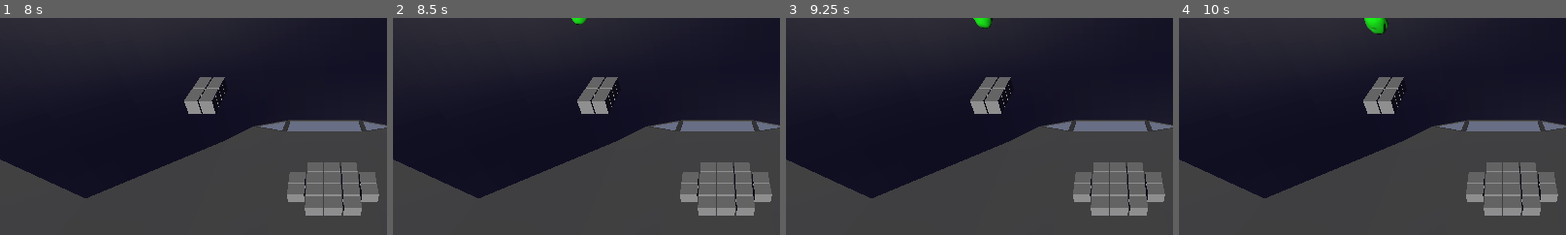
Above: before the commit, frames 1-4 (left to right).
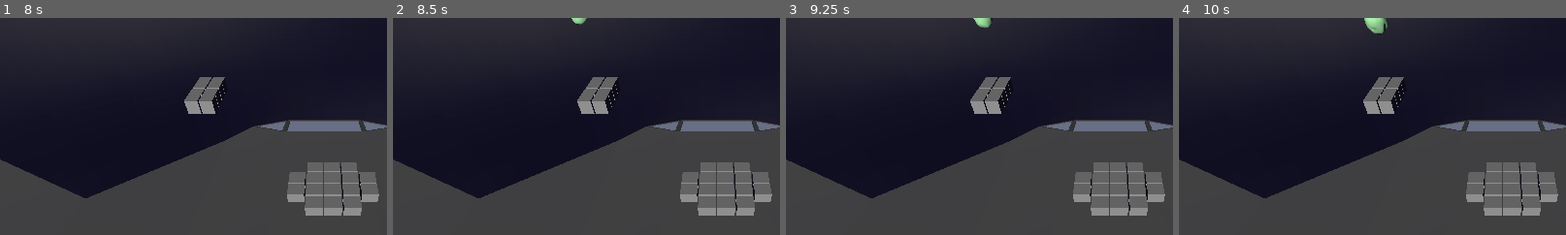
Above: after the commit, the same moments.

Repository: Xwilarg/LudumDare54
Game: Godot game, scene res://Scenes/Main.tscn
Two runs of this game, one before a commit and one after it. Both use one fixed random seed, a clock stepped at 60 frames per second and the inputs below. Video files are missing from this copy of the repository; at most half a second of black plays in their place.
Inputs (mouse positions are % of the whole screen's width and height, from its top left):
- Up to frame 1 (8 s): click (36, 85) at 0.52 s; click (36, 85) at 1.27 s; click (36, 85) at 2.02 s; tap Enter at 2.75, 4.25, 5.75 s; move the mouse to (72, 45) at 2.77 s; click (72, 45) at 2.92 s; tap Space at 3.5, 5, 6.5 s; move the mouse to (30, 55) at 3.52 s; click (30, 55) at 3.67 s; move the mouse to (60, 28) at 4.27 s; click (60, 28) at 4.42 s; move the mouse to (45, 70) at 5.02 s; click (45, 70) at 5.17 s; move the mouse to (80, 65) at 5.77 s; click (80, 65) at 5.92 s; move the mouse to (20, 35) at 6.52 s; click (20, 35) at 6.67 s; move the mouse to (55, 50) at 7.27 s; click (55, 50) at 7.42 s
- Up to frame 2 (8.5 s): move the mouse to (35, 25) at 8.02 s; click (35, 25) at 8.17 s
- Up to frame 3 (9.25 s): move the mouse to (72, 45) at 8.77 s; click (72, 45) at 8.92 s
- Up to frame 4 (10 s): move the mouse to (30, 55) at 9.52 s; click (30, 55) at 9.67 s
The pictures show only the part of the screen within x 8-58%, y 0-50%; the shares and areas given below are measured in that part.

Frame 1 is identical in both runs. In frame 2, less than 0.1% of the frame differs, in the area x 46-51%, y 0-4%; in frame 3, 0.2%; in frame 4, 0.4%, in the area x 47-55%, y 0-8%.

Commit message:
Add alpha blending to asteroid colors

Diff:
--- a/Scripts/Asteroid.gd
+++ b/Scripts/Asteroid.gd
@@ -17,10 +17,8 @@
 	$RigidBody3D/CollisionShape3D/Asteroid_model.rotate_x(rotation_speed * delta)
 
 func set_material(value):
-	get_node(
-		"RigidBody3D/CollisionShape3D/Asteroid_model/" + str($RigidBody3D/CollisionShape3D/Asteroid_model.meshpath)
-	).set_surface_override_material(0, value)
-
+	var node = get_node("RigidBody3D/CollisionShape3D/Asteroid_model/" + str($RigidBody3D/CollisionShape3D/Asteroid_model.meshpath))
+	node.set_surface_override_material(0, value)
 
 func explode():
 	parent._asteroids.erase(self)
--- a/Shaders/blue.gdshader
+++ b/Shaders/blue.gdshader
@@ -1,6 +1,8 @@
 shader_type spatial;
+
+uniform float alpha_blend: hint_range(0.0, 1.0, 0.1) = 0.3;
 
 void fragment() {
 	// Place fragment code here.
-	ALBEDO = vec3(0.0, 0.0, 1.0);
+	ALBEDO = vec3(0.0, 0.0, 1.0) * alpha_blend + (1.0 - alpha_blend) * COLOR.rgb;
 }
--- a/Shaders/green.gdshader
+++ b/Shaders/green.gdshader
@@ -1,6 +1,7 @@
 shader_type spatial;
+uniform float alpha_blend: hint_range(0.0, 1.0, 0.1) = 0.3;
 
 void fragment() {
 	// Place fragment code here.
-	ALBEDO = vec3(0.0, 1.0, 0.0);
+	ALBEDO = vec3(0.0, 1.0, 0.0) * alpha_blend + (1.0 - alpha_blend) * COLOR.rgb;
 }
--- a/Shaders/red.gdshader
+++ b/Shaders/red.gdshader
@@ -1,6 +1,8 @@
 shader_type spatial;
+
+uniform float alpha_blend: hint_range(0.0, 1.0, 0.1) = 0.3;
 
 void fragment() {
 	// Place fragment code here.
-	ALBEDO = vec3(1.0, 0.0, 0.0);
+	ALBEDO = vec3(1.0, 0.0, 0.0) * alpha_blend + (1.0 - alpha_blend) * COLOR.rgb;
 }
